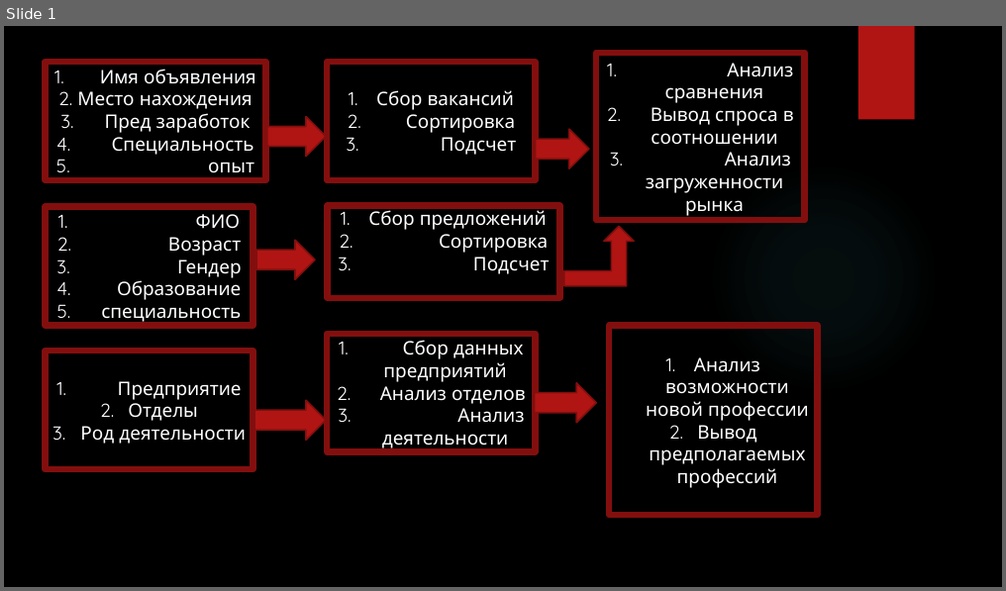
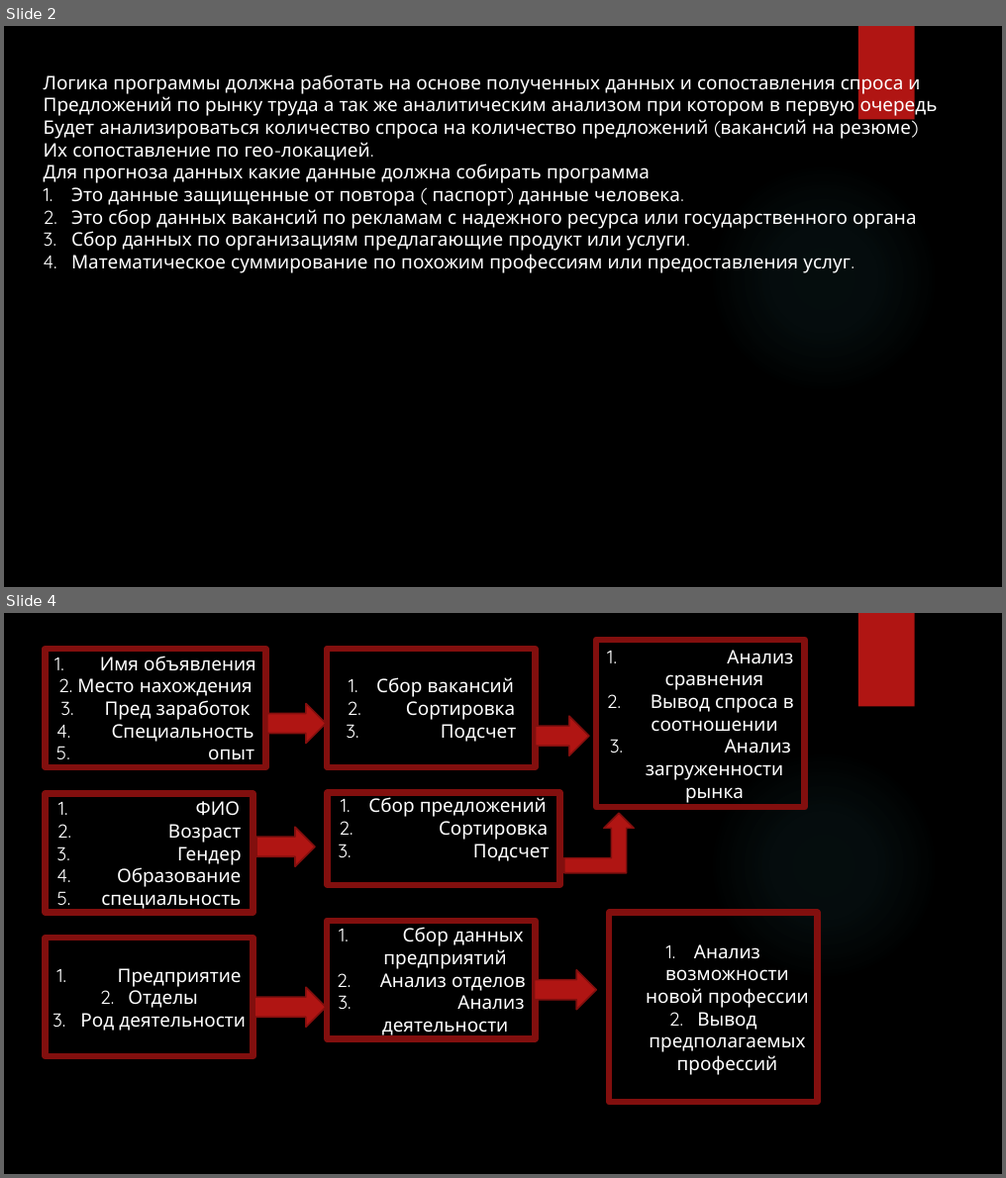
Before and after one commit to AlexanderSolodyankin/DataHackaton, a slide deck: WorldHackaton/fileProject/Наработка логики.pptx. Shown one above the other, each under a label of ours: slide 1 before the commit, slides 2 and 4 after it; the slides between them are not shown. The pictures are 1006x591 and 1006x1178 pixels, drawn with LibreOffice and Linux fonts; fonts in the diff are those of the drawing; background and template pictures are left out. Boxes give left, top, right and bottom in pixels: in the first picture for what was removed or moved away, otherwise in the second. Text is boxed around its words. In the diff, an @@ line names an element or a change of style, - is before the commit and + after.

```diff
--- a/WorldHackaton/fileProject/Наработка логики.pptx
+++ b/WorldHackaton/fileProject/Наработка логики.pptx
@@ slide 2 added at (4,26,1002,587), background picture (left out); not listed: 2 template elements that a slide beside it also shows @@
@@ text added at (44,72,938,274), 18 pt, text #FFFFFF @@
+Логика программы должна работать на основе полученных данных и сопоставления спроса и
+Предложений по рынку труда а так же аналитическим анализом при котором в первую очередь
+Будет анализироваться количество спроса на количество предложений (вакансий на резюме)
+Их сопоставление по гео-локацией.
+Для прогноза данных какие данные должна собирать программа
+1. Это данные защищенные от повтора ( паспорт) данные человека.
+2. Это сбор данных вакансий по рекламам с надежного ресурса или государственного органа
+3. Сбор данных по организациям предлагающие продукт или услуги.
+4. Математическое суммирование по похожим профессиям или предоставления услуг.
@@ what was slide 1 is now slide 4 @@
```
Also in this commit, not shown: 1 slide changed, 2 other slides added, 2 other files.
